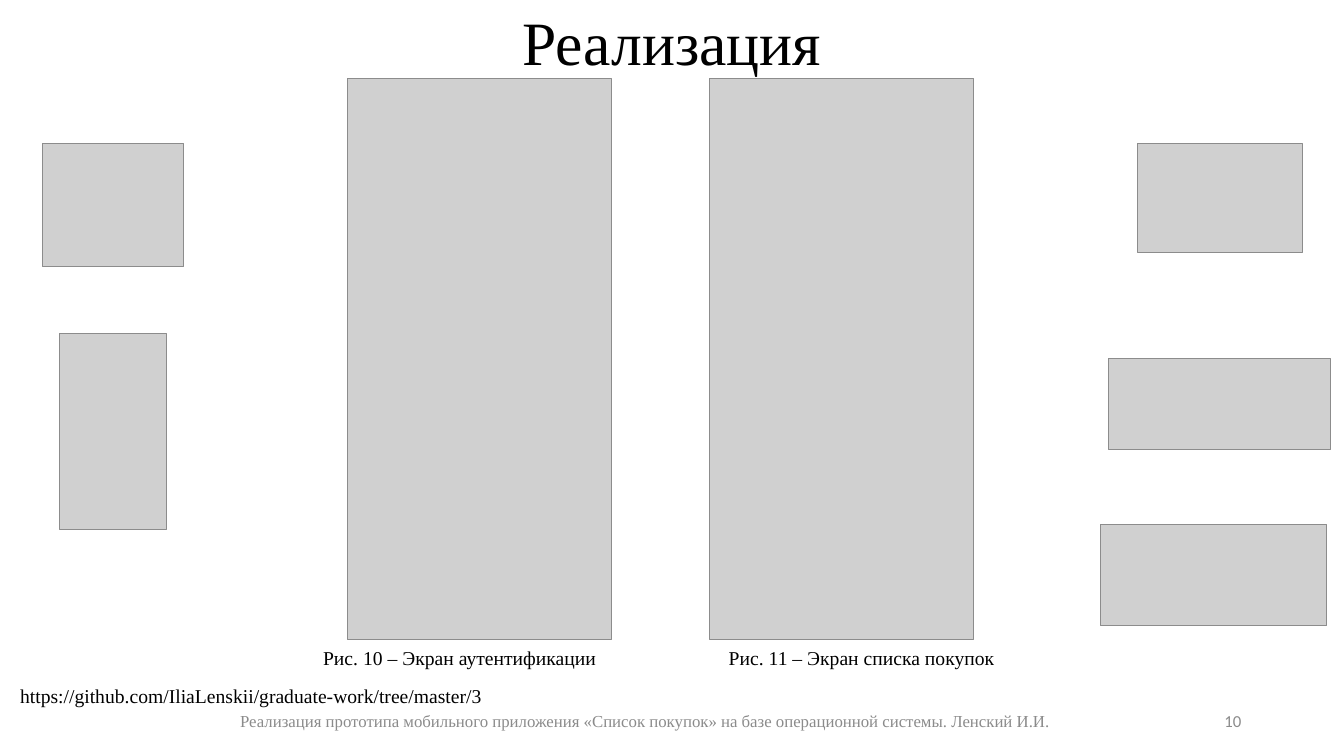
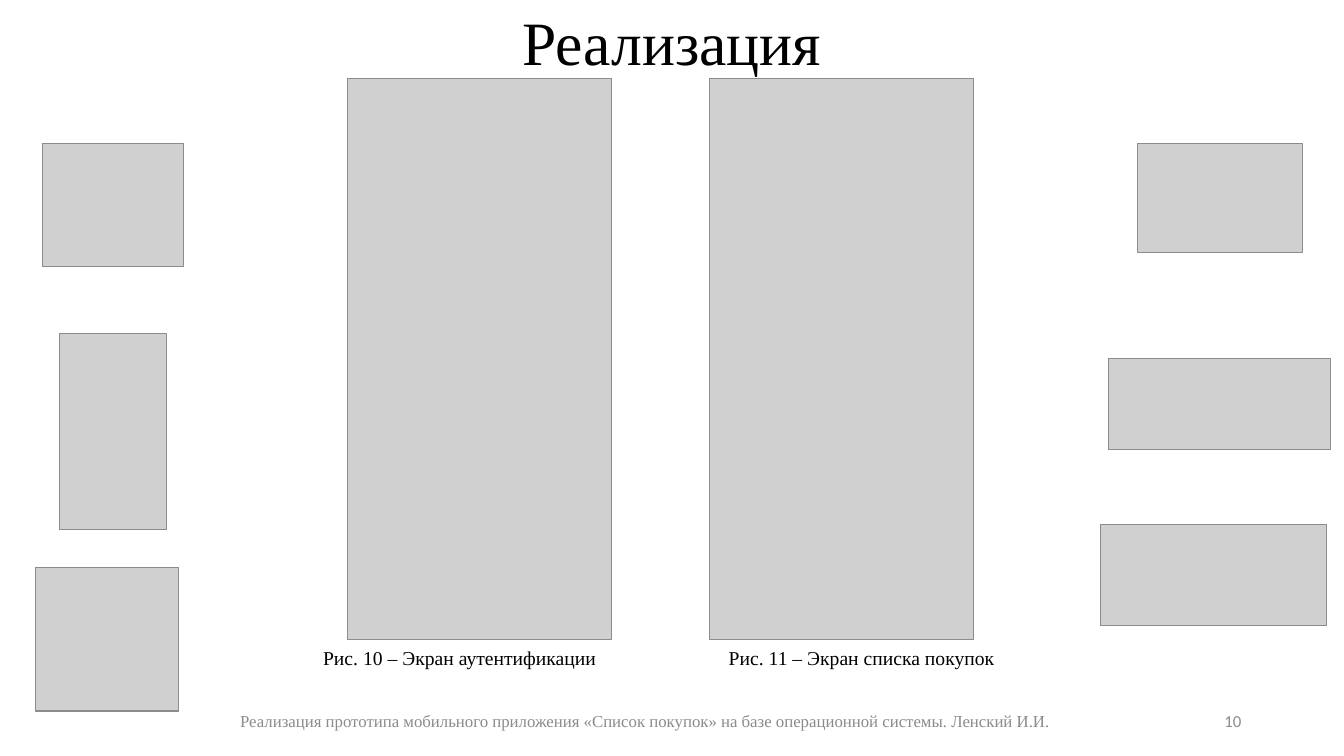
Before and after one commit to IliaLenskii/graduate-work, a slide deck: slide 10 of 3/java-2021-1-Lenskii.pptx. Drawn at 1344x756 pixels with LibreOffice and Linux fonts; fonts in the diff are those of the drawing; grey boxes stand for pictures. Boxes give left, top, right and bottom in pixels: in the first picture for what was removed or moved away, otherwise in the second. Text is boxed around its words. In the diff, an @@ line names an element or a change of style, - is before the commit and + after.

```diff
--- a/3/java-2021-1-Lenskii.pptx
+++ b/3/java-2021-1-Lenskii.pptx
@@ picture added at bbox=[35, 568, 178, 711] @@
@@ text removed at bbox=[20, 689, 481, 708] @@
-https://github.com/IliaLenskii/graduate-work/tree/master/3
```
Also in this commit, not shown: 1 other slide changed.
